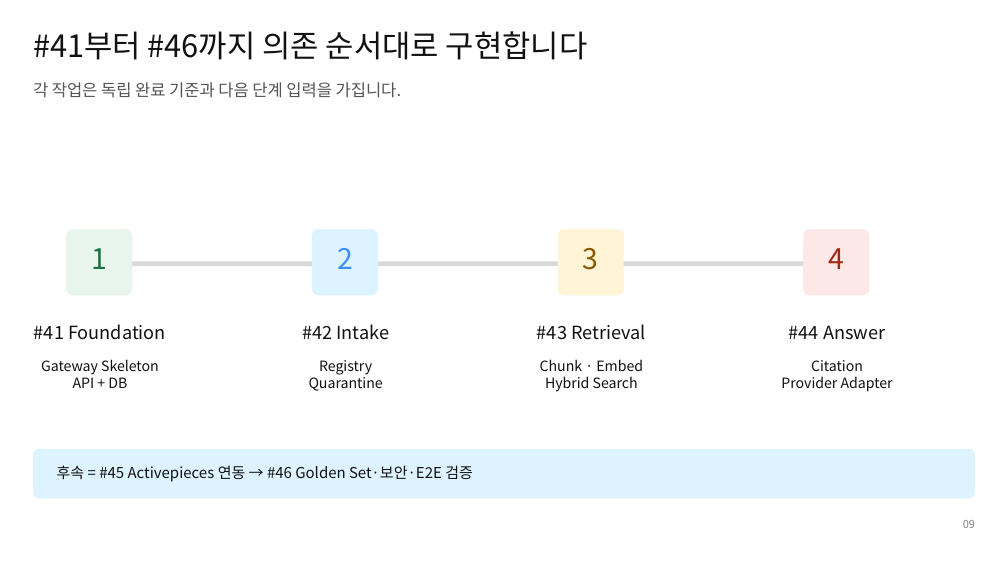
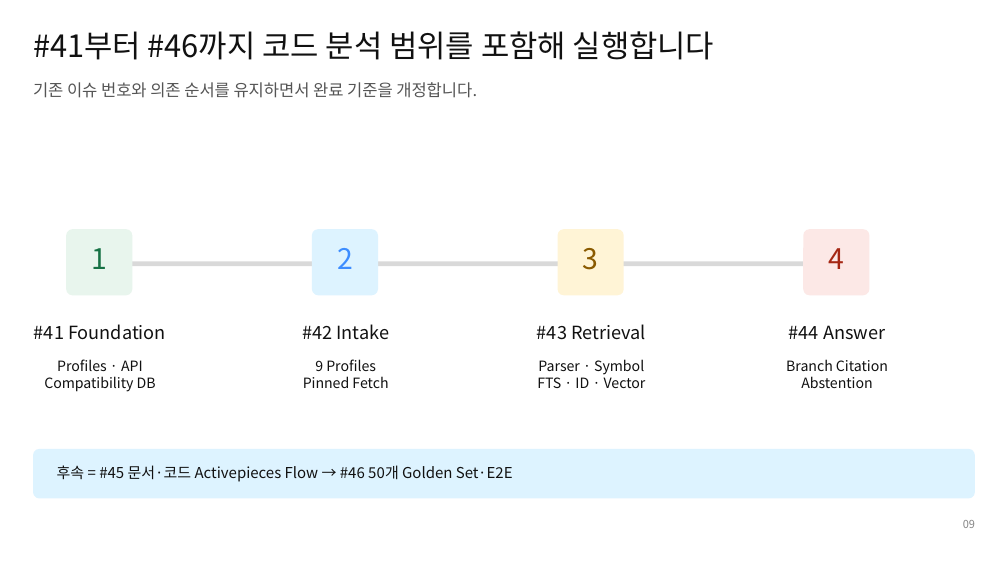
Before and after one commit to ablecloud-team/ablestack-techflow, a slide deck: slide 9 of output/presentation/techflow-rag-poc-design.pptx. Drawn at 1008x567 pixels with LibreOffice and Linux fonts; fonts in the diff are those of the drawing. Boxes give left, top, right and bottom in pixels: in the first picture for what was removed or moved away, otherwise in the second. Text is boxed around its words. In the diff, an @@ line names an element or a change of style, - is before the commit and + after.

Commit message:
Issue #20 ABLESTACK 소스코드 RAG 범위 확장

```diff
--- a/output/presentation/techflow-rag-poc-design.pptx
+++ b/output/presentation/techflow-rag-poc-design.pptx
@@ text at (33,31,714,60): text changed @@
-#41부터 #46까지 의존 순서대로 구현합니다
+#41부터 #46까지 코드 분석 범위를 포함해 실행합니다
@@ text at (33,82,477,98): text changed @@
-각 작업은 독립 완료 기준과 다음 단계 입력을 가집니다.
+기존 이슈 번호와 의존 순서를 유지하면서 완료 기준을 개정합니다.
@@ text at (44,359,156,392): text changed @@
-Gateway Skeleton
-API + DB
+Profiles · API
+Compatibility DB
@@ text at (303,359,388,388): text changed @@
-Registry
-Quarantine
+9 Profiles
+Pinned Fetch
@@ text at (537,359,646,388): text changed @@
-Chunk · Embed
-Hybrid Search
+Parser · Symbol
+FTS · ID · Vector
@@ text at (786,359,888,388): text changed @@
-Citation
-Provider Adapter
+Branch Citation
+Abstention
@@ text at (57,465,513,482): text changed @@
-후속 = #45 Activepieces 연동 → #46 Golden Set·보안·E2E 검증
+후속 = #45 문서·코드 Activepieces Flow → #46 50개 Golden Set·E2E
```
Also in this commit, not shown: 9 other slides changed, 13 other files.
